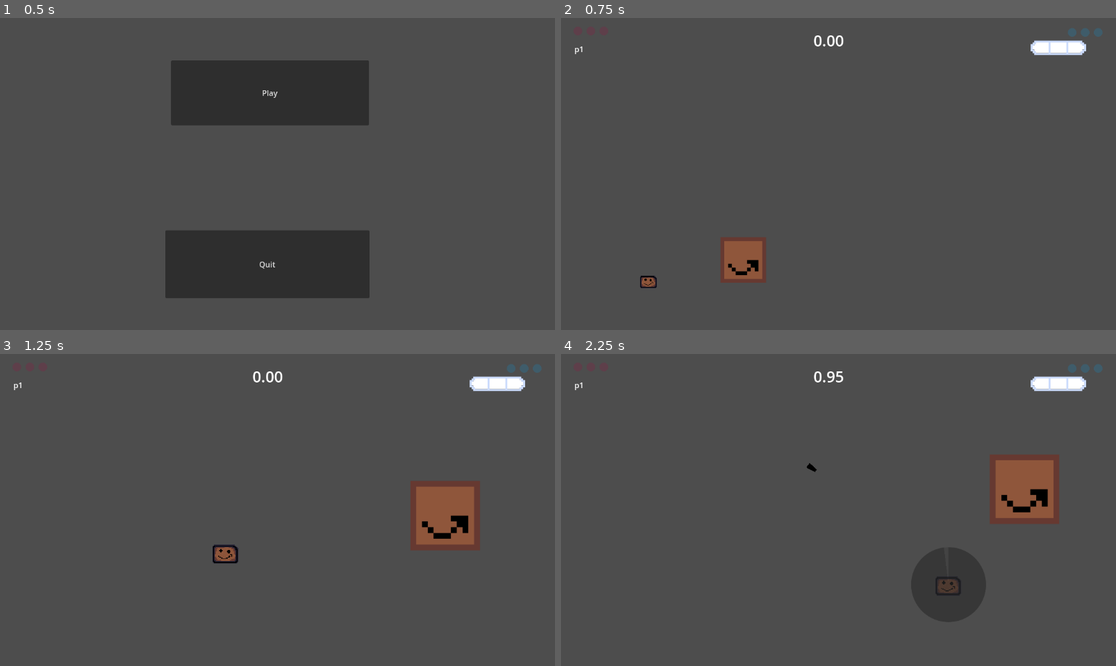
Above: before the commit, frames 1-4 (two rows, left to right).
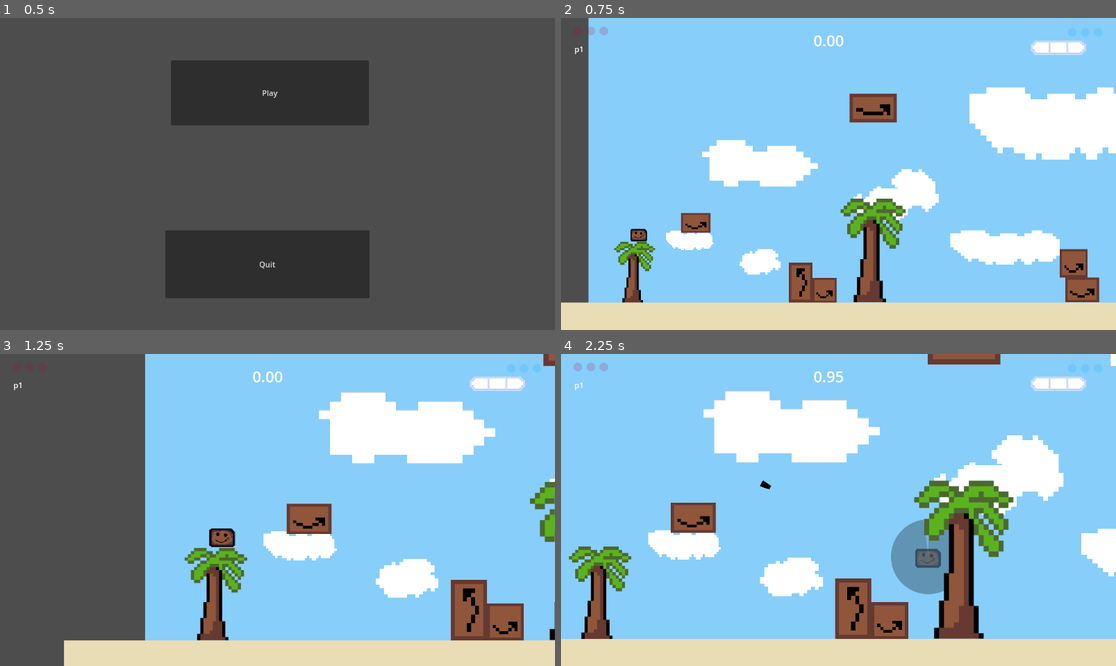
Above: after the commit, the same moments.

Repository: huhaochen06/Crayon-Box-Tournament
Game: Godot game, scene res://main.tscn
The game is run twice, just before and just after one commit, with the same random seed, the same clock (stepped at 60 frames per second) and the same inputs.
Inputs (mouse positions are in pixels of both pictures, inside the frame that each line leads up to):
- Up to frame 1 (0.5 s): no input
- Up to frame 2 (0.75 s): click "Play" at 0.5 s
- Up to frame 3 (1.25 s): no input
- Up to frame 4 (2.25 s): tap Enter (ui_accept) at 1.25, 1.52 s; move the mouse to (960, 494) at 1.27 s; hold W (start_stopwatch) 1.28-2.03 s; hold Right (ui_right) from 1.28 s (still down); click (960, 494) at 1.42 s; move the mouse to (727, 525) at 2.02 s; tap E (ability) at 2.1 s

Frame 1 is identical in both runs. In frame 2, 95% of the frame differs, in the area x 0-100%, y 0-100%; in frame 3, 75%; in frame 4, 100%.

Commit message:
fa

Diff:
--- a/world/world.gd
+++ b/world/world.gd
@@ -1,6 +1,6 @@
 extends Node2D
 
-var allLevels = ["res://world/world_1/world_1.tscn"]
+var allLevels = ["res://world/world_1/world_1.tscn", "res://world/world_2/world_2.tscn"]
 
 @onready var stopwatch = $CanvasLayer/Stopwatch
 
@@ -24,7 +24,7 @@
 	goal.connect("body_entered", on_goal_entered)
 
 func _process(delta):
-	if Input.is_action_just_pressed("start_stopwatch") and !stopwatch.counting:
+	if Input.is_action_pressed("start_stopwatch") and !stopwatch.counting:
 		stopwatch.start()
 
 func on_goal_entered(body):
--- a/world/world_2/world_2.tscn
+++ b/world/world_2/world_2.tscn
@@ -9,10 +9,11 @@
 [ext_resource type="Texture2D" uid="uid://c48lp04qajrif" path="res://world/world_2/art/Clouds4.png" id="5_mmae8"]
 [ext_resource type="Texture2D" uid="uid://h6pi5nhb2wvd" path="res://world/world_2/art/Amazon Boxes 4.png" id="6_eir6k"]
 [ext_resource type="Texture2D" uid="uid://bpuci0aorcf71" path="res://world/world_2/art/Amazon Boxes 1.png" id="6_vuy78"]
-[ext_resource type="Texture2D" uid="uid://bp0txfltmkfjf" path="res://world/world_2/art/Flagpole.png" id="7_gofpj"]
 [ext_resource type="Texture2D" uid="uid://bo8l548rhdldl" path="res://world/world_2/art/Clouds3.png" id="9_kfx34"]
 [ext_resource type="Texture2D" uid="uid://blc86mjf63jrp" path="res://world/world_2/art/Clouds6.png" id="12_wyk6s"]
 [ext_resource type="Texture2D" uid="uid://s2fn48b7q6xc" path="res://world/world_2/art/Clouds5.png" id="13_4ru01"]
+[ext_resource type="PackedScene" uid="uid://r1ufaykleqt1" path="res://world/common/spawn.tscn" id="13_oy7cx"]
+[ext_resource type="PackedScene" uid="uid://cf4to3rh5ysoh" path="res://world/common/goal.tscn" id="14_ftker"]
 
 [sub_resource type="RectangleShape2D" id="RectangleShape2D_qtkvx"]
 size = Vector2(1384, 163)
@@ -94,11 +95,8 @@
 metadata/_edit_lock_ = true
 
 [node name="CollisionPolygon2D5" type="CollisionPolygon2D" parent="StaticBody2D"]
-polygon = PackedVector2Array(940, 575, 954, 513, 956, 492, 9 …(74 unchanged characters)… 426, 1000, 426, 1000, 386, 1023, 386, 1023, 380, 1029, 380, 1029, 302, 1095, 302, 1095, 338, 1038, 338, 1038, 380, 1044, 380, 1044, 386, 1059, 386, 1059, 432, 1021, 432 …(107 unchanged characters)…
-metadata/_edit_lock_ = true
-
-[node name="Spawn" type="Marker2D" parent="."]
-position = Vector2(120, 528)
+polygon = PackedVector2Array(940, 575, 954, 513, 956, 492, 9 …(74 unchanged characters)… 426, 1000, 426, 1000, 386, 1023, 386, 1044, 386, 1059, 386, 1059, 432, 1021, 432 …(107 unchanged characters)…
+metadata/_edit_lock_ = true
 
 [node name="Interactable" type="Node2D" parent="."]
 
@@ -165,13 +163,6 @@
 texture = ExtResource("6_eir6k")
 metadata/_edit_lock_ = true
 
-[node name="Flagpole" type="Sprite2D" parent="Interactable"]
-texture_filter = 5
-position = Vector2(1056, 344)
-scale = Vector2(0.3, 0.3)
-texture = ExtResource("7_gofpj")
-metadata/_edit_lock_ = true
-
 [node name="PalmTree3" type="Sprite2D" parent="Interactable"]
 texture_filter = 1
 position = Vector2(982, 498)
@@ -251,3 +242,9 @@
 scale = Vector2(0.232813, 0.25)
 texture = ExtResource("3_gxccb")
 metadata/_edit_lock_ = true
+
+[node name="Spawn" parent="." instance=ExtResource("13_oy7cx")]
+position = Vector2(38, 457)
+
+[node name="Goal" parent="." instance=ExtResource("14_ftker")]
+position = Vector2(1018, 372)
Not shown: 1 places in world/world_2/world_2.tscn that only renumber resources
